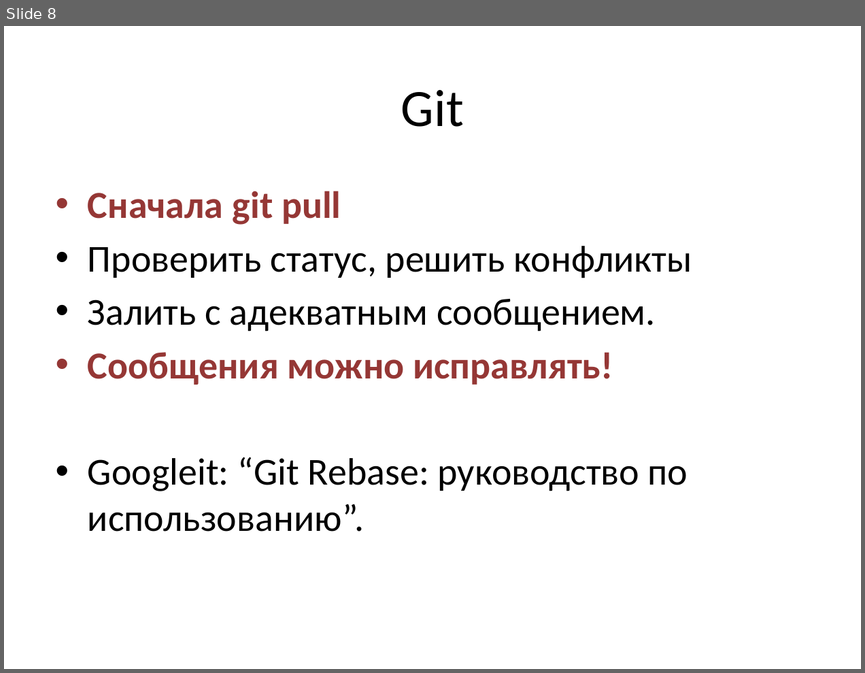
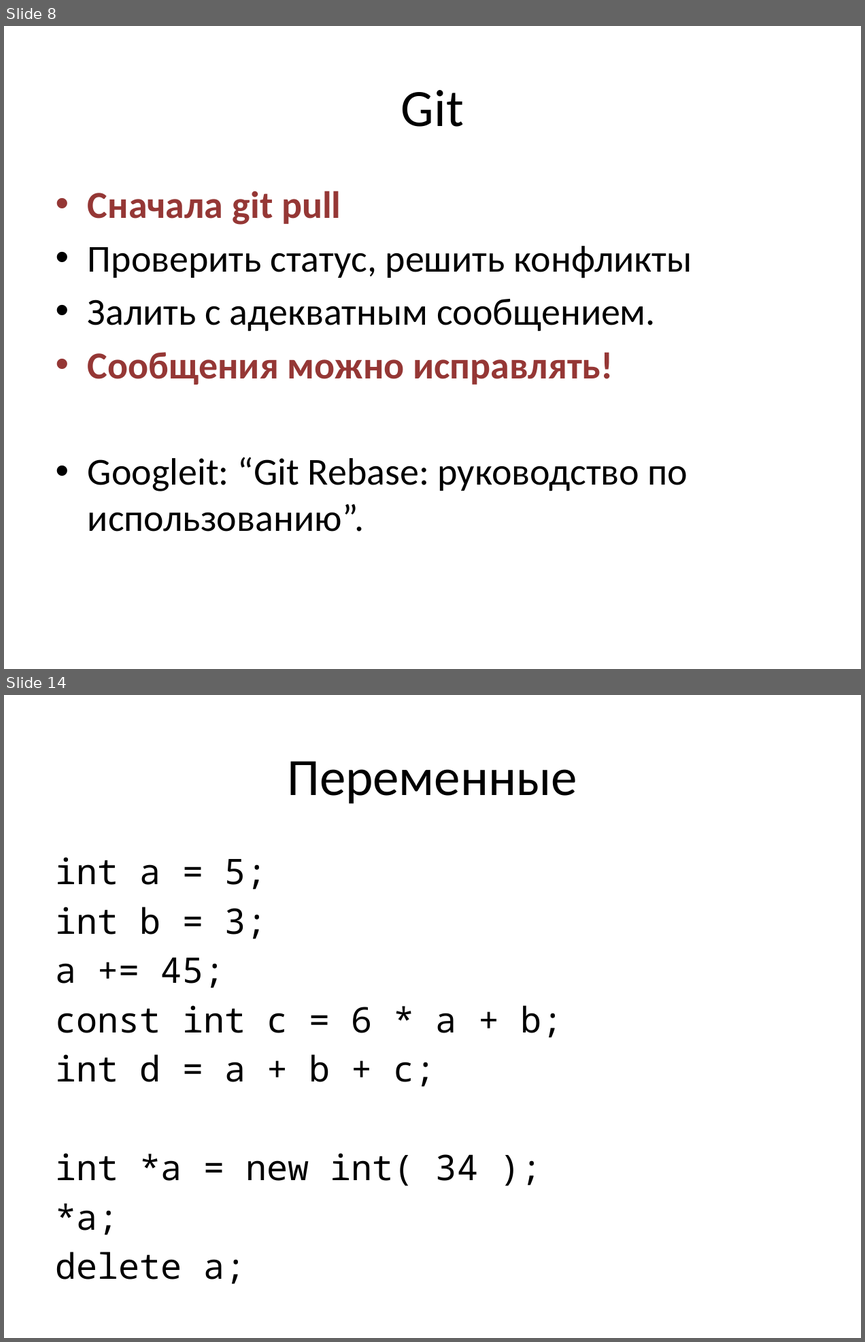
Before and after one commit to tscherkas/cpp_craft_1013, a slide deck: lections/cpp_craft_lec_1_part_1.pptx. Shown one above the other, each under a label of ours: slide 8 before the commit, slides 8 and 14 after it; the slides between them are not shown. The pictures are 865x673 and 865x1342 pixels, drawn with LibreOffice and Linux fonts; fonts in the diff are those of the drawing. Boxes give left, top, right and bottom in pixels: in the first picture for what was removed or moved away, otherwise in the second. Text is boxed around its words. In the diff, an @@ line names an element or a change of style, - is before the commit and + after.

```diff
--- a/lections/cpp_craft_lec_1_part_1.pptx
+++ b/lections/cpp_craft_lec_1_part_1.pptx
@@ slide 14 added at <box>4,695,861,1338</box>, background #FFFFFF @@
@@ title added at <box>287,761,577,804</box>, 44 pt, text #000000 @@
+Переменные
@@ text added at <box>56,857,562,1284</box>, 29.6 pt, text #000000 @@
+int a = 5;
+int b = 3;
+a += 45;
+const int c = 6 * a + b;
+int d = a + b + c;
+int *a = new int( 34 );
+*a;
+delete a;
```
Also in this commit, not shown: 17 other slides added.
